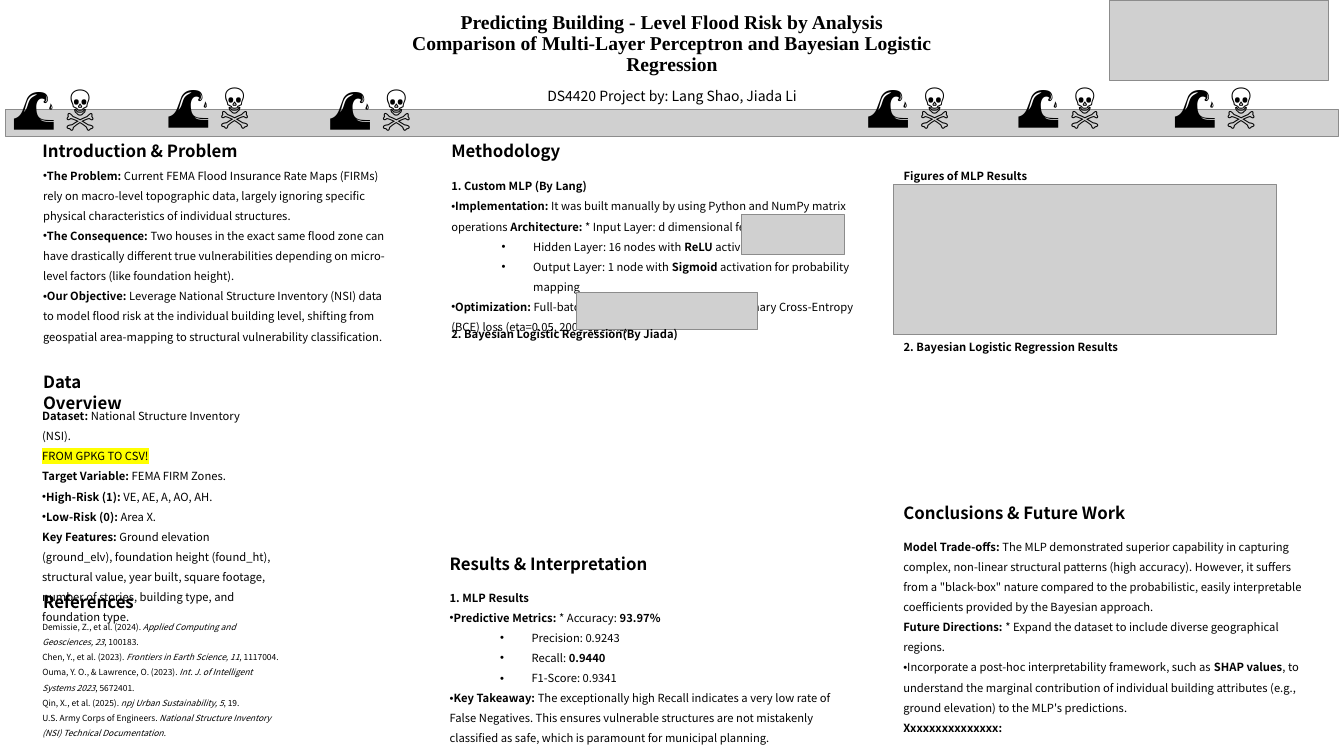
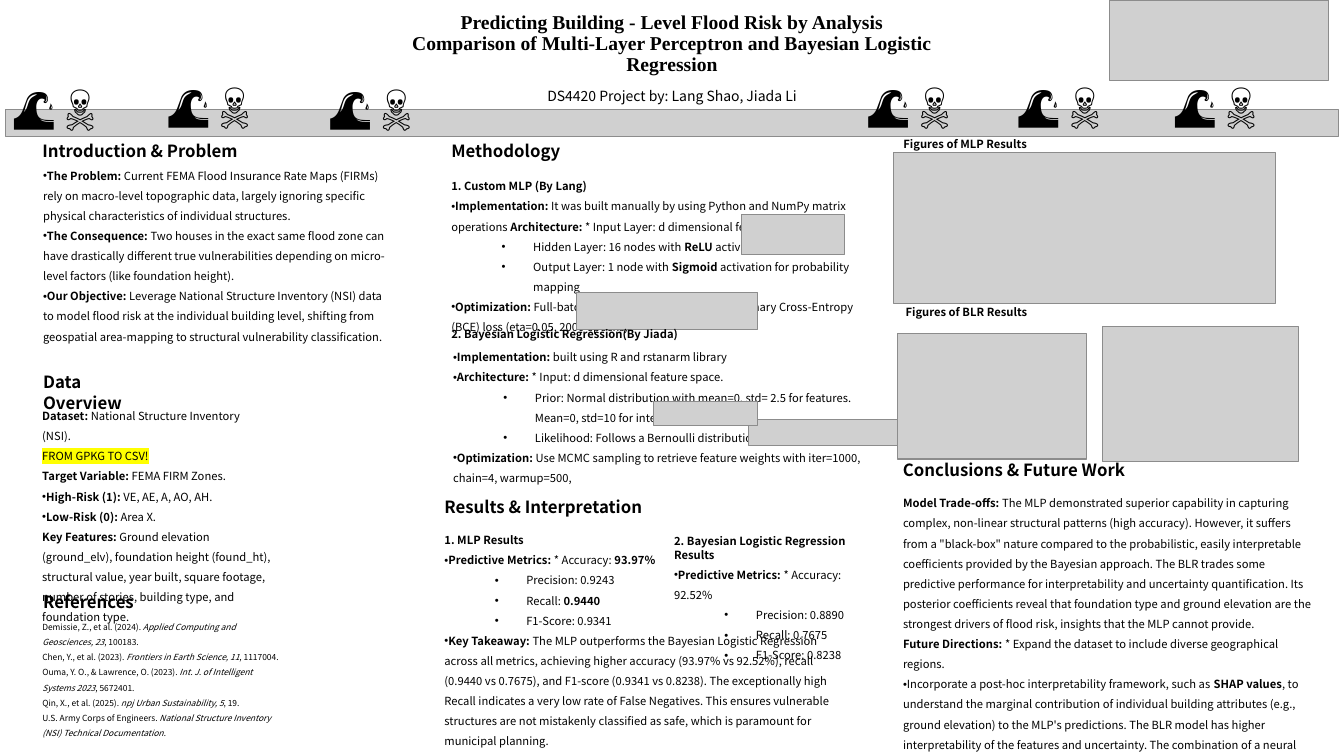
Before and after one commit to samueeelsiu/DS4420-Final-Proj, a slide deck: slide 1 of 4420 poster.pptx. Drawn at 1344x756 pixels with LibreOffice and Linux fonts; fonts in the diff are those of the drawing; grey boxes stand for pictures. Boxes give left, top, right and bottom in pixels: in the first picture for what was removed or moved away, otherwise in the second. Text is boxed around its words. In the diff, an @@ line names an element or a change of style, - is before the commit and + after.

```diff
--- a/4420 poster.pptx
+++ b/4420 poster.pptx
@@ text "Figures of MLP Results": place and size @@
-text "Figures of MLP Results" at [904, 171, 1027, 183]
+text "Figures of MLP Results" at [903, 139, 1026, 151]
@@ picture: place and size @@
-picture at [893, 185, 1276, 335]
+picture at [893, 153, 1276, 303]
@@ text added at [906, 307, 1027, 319], 8 pt, text #000000, bold @@
+Figures of BLR Results
@@ picture added at [1103, 327, 1299, 461] @@
@@ text added at [453, 352, 860, 485], 8 pt, text #000000 @@
+• Implementation: built using R and rstanarm library
+• Architecture: * Input: d dimensional feature space.
+  • Prior: Normal distribution with mean=0, std= 2.5 for features. Mean=0, std=10 for intercept
+  • Likelihood: Follows a Bernoulli distribution
+• Optimization: Use MCMC sampling to retrieve feature weights with iter=1000, chain=4, warmup=500,
@@ picture added at [897, 334, 1087, 460] @@
@@ picture added at [653, 402, 758, 426] @@
@@ picture added at [748, 419, 905, 445] @@
@@ text "Conclusions & Future Work": place and size @@
-text "Conclusions & Future Work" at [903, 505, 1125, 520]
+text "Conclusions & Future Work" at [903, 459, 1125, 477]
@@ text "Results & Interpretation": place and size @@
-text "Results & Interpretation" at [450, 556, 647, 574]
+text "Results & Interpretation" at [444, 499, 642, 517]
@@ text "Model Trade-offs: The MLP demonstrated ...": place and size @@
-text "Model Trade-offs: The MLP demonstrated ..." at [903, 562, 1301, 715]
+text "Model Trade-offs: The MLP demonstrated ..." at [903, 498, 1311, 752]
@@ text at [903, 498, 1311, 631]: text changed @@
-Model Trade-offs: The MLP demonstrated superior capability in capturing complex, non-linear structural patterns (high accuracy). However, it suffers from a "black-box" nature compared to the probabilistic, easily interpretable coefficients provided by the Bayesian approach.
+Model Trade-offs: The MLP demonstrated superior capability in capturing complex, non-linear structural patterns (high accuracy). However, it suffers from a "black-box" nature compared to the probabilistic, easily interpretable coefficients provided by the Bayesian approach. The BLR trades some predictive performance for interpretability and uncertainty quantification. Its posterior coefficients reveal that foundation type and ground elevation are the strongest drivers of flood risk, insights that the MLP cannot provide.
@@ text "1. MLP Results": place and size @@
-text "1. MLP Results" at [450, 593, 830, 745]
+text "1. MLP Results" at [444, 535, 829, 728]
@@ text "2. Bayesian Logistic Regression Results": place and size @@
-text "2. Bayesian Logistic Regression Results" at [904, 342, 1118, 354]
+text "2. Bayesian Logistic Regression Results" at [674, 536, 846, 663]
@@ text at [674, 570, 844, 663]: paragraphs added @@
+• Predictive Metrics: * Accuracy: 92.52%
+  • Precision: 0.8890
+  • Recall: 0.7675
+  • F1-Score: 0.8238
@@ text at [444, 633, 829, 728]: text changed @@
-• Key Takeaway: The exceptionally high Recall indicates a very low rate of False Negatives. This ensures vulnerable structures are not mistakenly classified as safe, which is paramount for municipal planning.
+• Key Takeaway: The MLP outperforms the Bayesian Logistic Regression across all metrics, achieving higher accuracy (93.97% vs 92.52%), recall (0.9440 vs 0.7675), and F1-score (0.9341 vs 0.8238). The exceptionally high Recall indicates a very low rate of False Negatives. This ensures vulnerable structures are not mistakenly classified as safe, which is paramount for municipal planning.
@@ text at [903, 679, 1299, 752]: text changed @@
-• Incorporate a post-hoc interpretability framework, such as SHAP values, to understand the marginal contribution of individual building attributes (e.g., ground elevation) to the MLP's predictions.
-Xxxxxxxxxxxxxxx:
+• Incorporate a post-hoc interpretability framework, such as SHAP values, to understand the marginal contribution of individual building attributes (e.g., ground elevation) to the MLP's predictions. The BLR model has higher interpretability of the features and uncertainty. The combination of a neural network and a Bayesian model (BNN) could improve the predictability.
```
Also in this commit, not shown: 3 other files.
